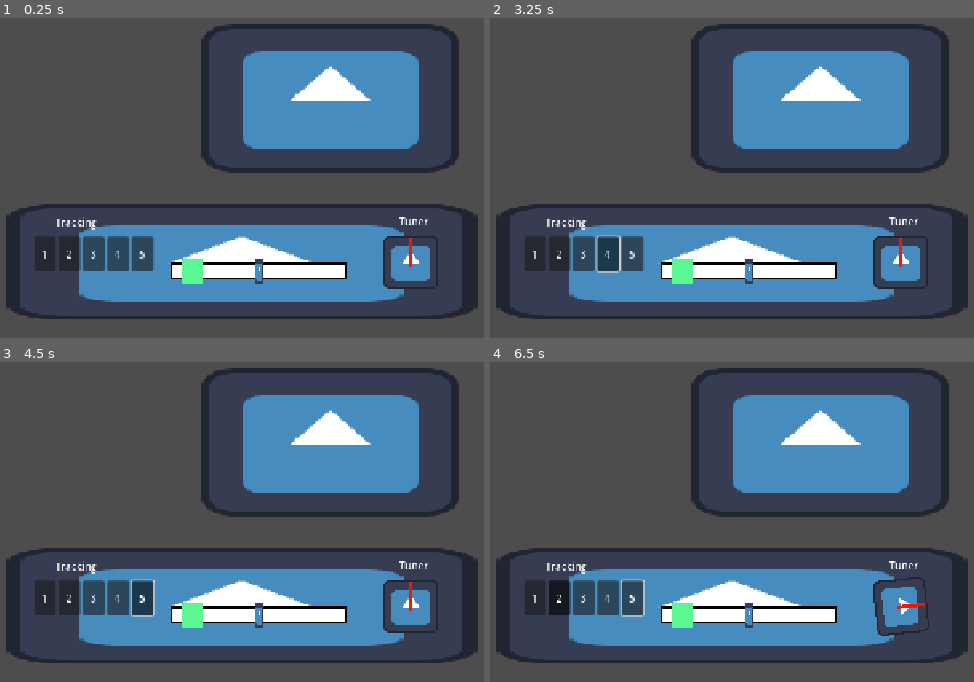
Above: before the commit, frames 1-4 (two rows, left to right).
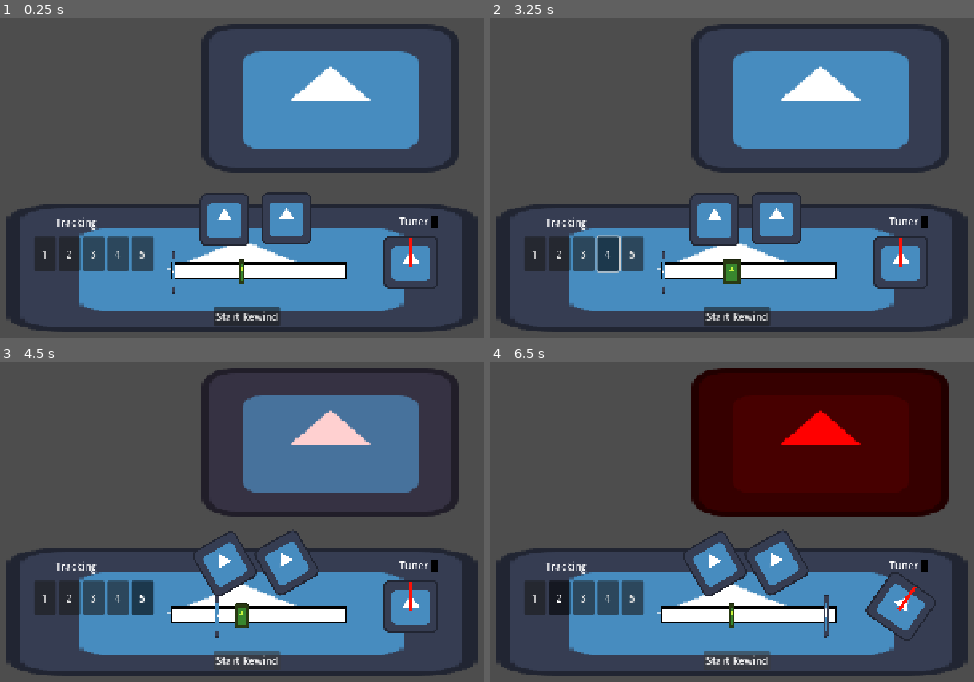
Above: after the commit, the same moments.

Repository: Sleeping-Robot-Games/video-planet
Game: Godot game, scene res://backroom/backroom.tscn
Same seed, same stepped clock (60 frames per second), same inputs: the game is played once before the commit and once after it. This scene is started directly instead of the project's main scene. The engine's default icon, where the game draws it, is replaced by a stand-in: a white triangle on a blue panel in a dark square.
Inputs (mouse positions are in pixels of both pictures, inside the frame that each line leads up to):
- Up to frame 1 (0.25 s): no input
- Up to frame 2 (3.25 s): click "1" at 0.5 s; click "2" at 1.25 s; click "3" at 2 s; click "4" at 2.75 s
- Up to frame 3 (4.5 s): click "5" at 3.5 s; click (246, 659) at 4.25 s, where only the run after the commit has a clickable "Start Rewind"
- Up to frame 4 (6.5 s): click (736, 659) at 5 s, where only the run after the commit has a clickable "Start Rewind"; hold Right (right) from 5.78 s (still down); tap 1 (1) at 5.85 s; tap 2 (2) at 6.05 s

The runs differ from the first frame. In frame 1, 8.4% of the frame differs, in the area x 1-99%, y 54-99%; in frame 2, 8.6%; in frame 3, 19%; in frame 4, 34%, in the area x 1-99%, y 1-99%.

Commit message:
backroom prototype V1

Diff:
--- a/backroom/backroom.gd
+++ b/backroom/backroom.gd
@@ -1,11 +1,16 @@
 extends Node2D
 
 @onready var tracking = $VCR/Tracking
-@onready var hit_zone = $VCR/Ticker/HitZone
-@onready var tick = $VCR/Ticker/Tick
+@onready var tick_path_follow = $VCR/Ticker/Path2D/TickPathFollow2D
+@onready var hitzone_path_follow = $VCR/Ticker/Path2D/HitzonePathFollow2D
+@onready var hitzone = $VCR/Ticker/Path2D/HitzonePathFollow2D/HitZone
 @onready var dial = $VCR/Dial
-
-const DIAL_ROTATE_SPEED = 120.0
+@onready var dial_light = $VCR/DialLight
+@onready var rewind_button = $VCR/RewindButton
+@onready var tv = $TV/Sprite2D
+
+
+const DIAL_ROTATE_SPEED = 50.0
 const DIAL_ROTATE_MIN = -100.0
 const DIAL_ROTATE_MAX = 100.0
 
@@ -19,28 +24,273 @@
 	"5": null,
 }
 
+var tick_speed = 0
+var tick_direction := 1.0 # 1 = forward, -1 = backward
+
+var tick_in_hitzone = false
+# how wide the hitzone is based on the track setting weight
+var hitzone_scale_lookup = {
+	0: .05,
+	1: .1,
+	2: .15,
+	3: .2,
+	4: .25
+}
+
+var track_setting_tv_lookup = {
+	'1': Color.BLUE,
+	'2': Color.RED,
+	'3': Color.GREEN,
+	'4': Color.YELLOW,
+	'5': Color.WHITE
+}
+var current_ideal_track_setting
+
+
+var rewinding = false
+var vhs_phase = 1
+var successful_hits = 0
+
+var VHS_DATA = {
+	# The number of miss tick failures before the VHS breaks
+	'number_of_failures_before_break': 5,
+	1: {
+		# the track weight setting of 0 is best and 4 is worst
+		'track_setting_weights': {
+			"1": 2,
+			"2": 0,
+			"3": 1,
+			"4": 4,
+			"5": 3
+		},
+		# the dial zone is the area between 2 rotation degrees between -100 and 100
+		'dial_zone': {
+			'rough_zone': [40, 80],  # yellow light
+			'tight_zone': [50, 60]   # green light
+		},
+		# how fast the tick goes across the track based on dial_zone
+		'tick_speeds': {
+			'no_zone': 1.4,
+			'rough_zone': 1.2,
+			'tight_zone': 1
+		},
+		# position of hitzone on the path between 0 and 1
+		'hitzone_position': .4,
+		# number of times the player needs to hit with the tick in the hitzone to move to the next phase
+		'success_count_to_continue': 3,
+	},
+	2: {
+		'track_setting_weights': {
+			"1": 1,
+			"2": 3,
+			"3": 0,
+			"4": 2,
+			"5": 4
+		},
+		'dial_zone': {
+			'rough_zone': [20, 60],
+			'tight_zone': [35, 45]
+		},
+		'tick_speeds': {
+			'no_zone': 1.8,
+			'rough_zone': 1.4,
+			'tight_zone': 1
+		},
+		'hitzone_position': .6,
+		'success_count_to_continue': 4,
+	},
+	3: {
+		'track_setting_weights': {
+			"1": 4,
+			"2": 2,
+			"3": 3,
+			"4": 0,
+			"5": 1
+		},
+		'dial_zone': {
+			'rough_zone': [-70, -40],
+			'tight_zone': [-55, -50]
+		},
+		'tick_speeds': {
+			'no_zone': 1.9,
+			'rough_zone': 1.5,
+			'tight_zone': 1
+		},
+		'hitzone_position': .2,
+		'success_count_to_continue': 5,
+	}
+}
+
 
 func _ready():
 	for tracking_button in tracking.get_children():
 		tracking_button.pressed.connect(_on_tracking_button_pressed.bind(tracking_button.name))
 		tracking_input_map[tracking_button.name] = tracking_button
 
-
-func _on_tracking_button_pressed(number: String):
-	print(number)
-
 func _unhandled_input(event: InputEvent):
+	if not rewinding:
+		return
+
 	for key in tracking_input_map.keys():
 		if event.is_action_pressed(key):
 			tracking_input_map[key].button_pressed = true
-
+			tracking_input_map[key].pressed.emit()
+
+	if event.is_action_pressed('hit'):
+		if tick_in_hitzone:
+			successful_hits += 1
+			if successful_hits >= VHS_DATA[vhs_phase].success_count_to_continue:
+				next_vhs_phase()
+			on_success()
+		else:
+			on_miss()
 
 func _process(delta):
+	if not rewinding:
+		return
+
 	if Input.is_action_pressed('right'):
 		dial_angle += DIAL_ROTATE_SPEED * delta
 	elif Input.is_action_pressed('left'):
 		dial_angle -= DIAL_ROTATE_SPEED * delta
 
-
 	dial_angle = clamp(dial_angle, DIAL_ROTATE_MIN, DIAL_ROTATE_MAX)
 	dial.rotation_degrees = dial_angle
+
+	var dial_zone = VHS_DATA[vhs_phase].dial_zone
+
+	if dial.rotation_degrees >= dial_zone.tight_zone[0] and dial.rotation_degrees <= dial_zone.tight_zone[1]:
+		dial_light.color = Color.GREEN
+		tick_speed = VHS_DATA[vhs_phase].tick_speeds['tight_zone']
+	elif dial.rotation_degrees >= dial_zone.rough_zone[0] and dial.rotation_degrees <= dial_zone.rough_zone[1]:
+		dial_light.color = Color.YELLOW
+		tick_speed = VHS_DATA[vhs_phase].tick_speeds['rough_zone']
+	else:
+		dial_light.color = Color.BLACK
+		tick_speed = VHS_DATA[vhs_phase].tick_speeds['no_zone']
+
+	tick_path_follow.progress_ratio += tick_speed * delta * tick_direction
+
+	if tick_path_follow.progress_ratio >= 1.0:
+		tick_path_follow.progress_ratio = 1.0
+		tick_direction = -1.0
+	elif tick_path_follow.progress_ratio <= 0.0:
+		tick_path_follow.progress_ratio = 0.0
+		tick_direction = 1.0
+
+func on_success():
+	var anim_player := $VCR/AnimationPlayer
+	var spool_1 := $VCR/SpoolIndicator
+	var spool_2 := $VCR/SpoolIndicator2
+
+	anim_player.pause()
+
+	var spool_1_rot = spool_1.rotation
+	var spool_2_rot = spool_2.rotation
+
+	var tween := create_tween()
+
+	# Step 1: both spools spin fast, full rotation in opposite directions
+	var full_rot := deg_to_rad(360)
+	tween.tween_property(spool_1, "rotation", spool_1_rot - full_rot, 0.35)
+	tween.parallel().tween_property(spool_2, "rotation", spool_2_rot - full_rot, 0.35)
+
+	if rewinding:
+		# Step 2: resume main spin animation
+		tween.tween_callback(Callable(anim_player, "play").bind("spin"))
+
+
+func on_miss():
+	var anim_player := $VCR/AnimationPlayer
+	var spool_1 := $VCR/SpoolIndicator
+	var spool_2 := $VCR/SpoolIndicator2
+
+	anim_player.pause()
+
+	var spool_1_rot = spool_1.rotation
+	var spool_2_rot = spool_2.rotation
+
+	# Calculate reel-back offset (both rotate opposite directions)
+	var offset := deg_to_rad(60)
+
+	var tween := create_tween()
+
+	# Step 1: Reel back (simulate tape tension shift)
+	tween.tween_property(spool_1, "rotation", spool_1_rot + offset, 0.15)
+	tween.parallel().tween_property(spool_2, "rotation", spool_2_rot + offset, 0.15)
+
+	# Step 2: Return to original rotation
+	tween.tween_property(spool_1, "rotation", spool_1_rot, 0.2)
+	tween.parallel().tween_property(spool_2, "rotation", spool_2_rot, 0.2)
+
+	# TODO: small TV flicker feedback
+
+	# Step 3: Resume the spin loop
+	tween.tween_callback(Callable(anim_player, "play").bind("spin"))
+
+
+func _on_tracking_button_pressed(number: String):
+	var new_scale = Vector2(hitzone_scale_lookup[VHS_DATA[vhs_phase].track_setting_weights[number]], .328)
+	var hitzone_tween = create_tween()
+	hitzone_tween.tween_property(hitzone, 'scale', new_scale, .5)
+
+
+func _on_hitzone_area_2d_area_entered(area: Area2D) -> void:
+	if area.get_parent().name == 'Tick':
+		tick_in_hitzone = true
+
+
+func _on_hitzone_area_2d_area_exited(area: Area2D) -> void:
+	if area.get_parent().name == 'Tick':
+		tick_in_hitzone = false
+
+func init_vhs():
+	vhs_phase = 1
+	hitzone_path_follow.progress_ratio = VHS_DATA[vhs_phase].hitzone_position
+	current_ideal_track_setting = get_best_track_setting_for_phase(vhs_phase)
+	rewinding = true
+	$VCR/AnimationPlayer.play('spin')
+
+	var hitzone_scale_tween = create_tween()
+	hitzone_scale_tween.tween_property(hitzone, 'scale', Vector2(hitzone_scale_lookup[0], .328), 1)
+
+	var tick_speed_tween = create_tween()
+	tick_speed_tween.tween_property(self, 'tick_speed', VHS_DATA[vhs_phase].tick_speeds['no_zone'], 1)
+
+	var tv_state_tween = create_tween()
+	tv_state_tween.tween_property(tv, 'modulate', track_setting_tv_lookup[current_ideal_track_setting], 1)
+
+func next_vhs_phase():
+	successful_hits = 0
+	vhs_phase += 1
+	if not VHS_DATA.has(vhs_phase):
+		rewinding = false
+		$VCR/AnimationPlayer.pause()
+		## TODO: Success animation, enable stop button?
+	else:
+		hitzone_path_follow.progress_ratio = VHS_DATA[vhs_phase].hitzone_position
+		current_ideal_track_setting = get_best_track_setting_for_phase(vhs_phase)
+
+		var hitzone_scale_tween = create_tween()
+		hitzone_scale_tween.tween_property(hitzone, 'scale', Vector2(hitzone_scale_lookup[0], .328), 1)
+
+		var tick_speed_tween = create_tween()
+		tick_speed_tween.tween_property(self, 'tick_speed', VHS_DATA[vhs_phase].tick_speeds['no_zone'], 1)
+
+		var tv_state_tween = create_tween()
+		tv_state_tween.tween_property(tv, 'modulate', track_setting_tv_lookup[current_ideal_track_setting], 1)
+
+func _on_rewind_button_pressed() -> void:
+	init_vhs()
+	rewind_button.release_focus()
+
+func get_best_track_setting_for_phase(phase: int) -> String:
+	var track_weights = VHS_DATA[phase].track_setting_weights
+
+	for track_number in track_weights.keys():
+		if track_weights[track_number] == 0:
+			return track_number
+
+	# fallback if no weight 0 found
+	push_error("No weight 0 found for phase %s" % str(phase))
+	return ""
--- a/backroom/backroom.tscn
+++ b/backroom/backroom.tscn
@@ -8,11 +8,167 @@
 
 [sub_resource type="Theme" id="Theme_grv5e"]
 
+[sub_resource type="Curve2D" id="Curve2D_grv5e"]
+_data = {
+"points": PackedVector2Array(0, 0, 0, 0, 724, 427, 0, 0, 0, 0, 997, 427)
+}
+point_count = 2
+
 [sub_resource type="RectangleShape2D" id="RectangleShape2D_grv5e"]
-size = Vector2(34, 40)
+size = Vector2(126.586426, 126.666626)
 
 [sub_resource type="RectangleShape2D" id="RectangleShape2D_irnpm"]
-size = Vector2(128.00012, 128)
+size = Vector2(129.88434, 128)
+
+[sub_resource type="Animation" id="Animation_grv5e"]
+resource_name = "spin"
+length = 2.0
+loop_mode = 1
+tracks/0/type = "value"
+tracks/0/imported = false
+tracks/0/enabled = true
+tracks/0/path = NodePath("SpoolIndicator:rotation")
+tracks/0/interp = 1
+tracks/0/loop_wrap = true
+tracks/0/keys = {
+"times": PackedFloat32Array(0, 2),
+"transitions": PackedFloat32Array(1, 1),
+"update": 0,
+"values": [0.0, -6.283185307179586]
+}
+tracks/1/type = "value"
+tracks/1/imported = false
+tracks/1/enabled = true
+tracks/1/path = NodePath("SpoolIndicator2:rotation")
+tracks/1/interp = 1
+tracks/1/loop_wrap = true
+tracks/1/keys = {
+"times": PackedFloat32Array(0, 2),
+"transitions": PackedFloat32Array(1, 1),
+"update": 0,
+"values": [0.0, -6.283185307179586]
+}
+
+[sub_resource type="Animation" id="Animation_irnpm"]
+length = 0.001
+tracks/0/type = "value"
+tracks/0/imported = false
+tracks/0/enabled = true
+tracks/0/path = NodePath("SpoolIndicator:rotation")
+tracks/0/interp = 1
+tracks/0/loop_wrap = true
+tracks/0/keys = {
+"times": PackedFloat32Array(0),
+"transitions": PackedFloat32Array(1),
+"update": 0,
+"values": [0.0]
+}
+tracks/1/type = "value"
+tracks/1/imported = false
+tracks/1/enabled = true
+tracks/1/path = NodePath("SpoolIndicator2:rotation")
+tracks/1/interp = 1
+tracks/1/loop_wrap = true
+tracks/1/keys = {
+"times": PackedFloat32Array(0),
+"transitions": PackedFloat32Array(1),
+"update": 0,
+"values": [0.0]
+}
+
+[sub_resource type="Animation" id="Animation_4h6lf"]
+resource_name = "fast_spin"
+length = 0.5
+tracks/0/type = "value"
+tracks/0/imported = false
+tracks/0/enabled = true
+tracks/0/path = NodePath("SpoolIndicator:rotation")
+tracks/0/interp = 1
+tracks/0/loop_wrap = true
+tracks/0/keys = {
+"times": PackedFloat32Array(0, 0.5),
+"transitions": PackedFloat32Array(1, 1),
+"update": 0,
+"values": [0.0, -6.283185307179586]
+}
+tracks/1/type = "value"
+tracks/1/imported = false
+tracks/1/enabled = true
+tracks/1/path = NodePath("SpoolIndicator2:rotation")
+tracks/1/interp = 1
+tracks/1/loop_wrap = true
+tracks/1/keys = {
+"times": PackedFloat32Array(0, 0.5),
+"transitions": PackedFloat32Array(1, 1),
+"update": 0,
+"values": [0.0, -6.283185307179586]
+}
+
+[sub_resource type="Animation" id="Animation_kqmtr"]
+resource_name = "miss_spin"
+length = 0.5
+tracks/0/type = "value"
+tracks/0/imported = false
+tracks/0/enabled = true
+tracks/0/path = NodePath("SpoolIndicator:rotation")
+tracks/0/interp = 1
+tracks/0/loop_wrap = true
+tracks/0/keys = {
+"times": PackedFloat32Array(0, 0.5),
+"transitions": PackedFloat32Array(1, 1),
+"update": 0,
+"values": [0.0, 1.1344640137963142]
+}
+tracks/1/type = "value"
+tracks/1/imported = false
+tracks/1/enabled = true
+tracks/1/path = NodePath("SpoolIndicator2:rotation")
+tracks/1/interp = 1
+tracks/1/loop_wrap = true
+tracks/1/keys = {
+"times": PackedFloat32Array(0, 0.5),
+"transitions": PackedFloat32Array(1, 1),
+"update": 0,
+"values": [0.0, 1.1344640137963142]
+}
+
+[sub_resource type="Animation" id="Animation_2d3aw"]
+resource_name = "spin_recover"
+length = 2.0
+loop_mode = 1
+tracks/0/type = "value"
+tracks/0/imported = false
+tracks/0/enabled = true
+tracks/0/path = NodePath("SpoolIndicator:rotation")
+tracks/0/interp = 1
+tracks/0/loop_wrap = true
+tracks/0/keys = {
+"times": PackedFloat32Array(0, 2),
+"transitions": PackedFloat32Array(1, 1),
+"update": 0,
+"values": [1.1344640137963142, -6.283185307179586]
+}
+tracks/1/type = "value"
+tracks/1/imported = false
+tracks/1/enabled = true
+tracks/1/path = NodePath("SpoolIndicator2:rotation")
+tracks/1/interp = 1
+tracks/1/loop_wrap = true
+tracks/1/keys = {
+"times": PackedFloat32Array(0, 2),
+"transitions": PackedFloat32Array(1, 1),
+"update": 0,
+"values": [1.1344640137963142, -6.283185307179586]
+}
+
+[sub_resource type="AnimationLibrary" id="AnimationLibrary_4h6lf"]
+_data = {
+&"RESET": SubResource("Animation_irnpm"),
+&"fast_spin": SubResource("Animation_4h6lf"),
+&"miss_spin": SubResource("Animation_kqmtr"),
+&"spin": SubResource("Animation_grv5e"),
+&"spin_recover": SubResource("Animation_2d3aw")
+}
 
 [node name="Backroom" type="Node2D"]
 script = ExtResource("1_grv5e")
@@ -26,9 +182,19 @@
 
 [node name="VCR" type="Node2D" parent="."]
 
-[node name="Sprite2D2" type="Sprite2D" parent="VCR"]
-position = Vector2(832.99994, 410.99997)
-scale = Vector2(5.886719, 1.4492185)
+[node name="Sprite2D" type="Sprite2D" parent="VCR"]
+position = Vector2(832.99994, 420.625)
+scale = Vector2(5.886719, 1.5996095)
+texture = ExtResource("1_g6svw")
+
+[node name="SpoolIndicator" type="Sprite2D" parent="VCR"]
+position = Vector2(806.00006, 344)
+scale = Vector2(0.6171875, 0.65625)
+texture = ExtResource("1_g6svw")
+
+[node name="SpoolIndicator2" type="Sprite2D" parent="VCR"]
+position = Vector2(905, 342)
+scale = Vector2(0.6171875, 0.65625)
 texture = ExtResource("1_g6svw")
 
 [node name="TrackLabel" type="Label" parent="VCR"]
@@ -45,6 +211,13 @@
 offset_bottom = 358.0
 text = "Tuner"
 
+[node name="RewindButton" type="Button" parent="VCR"]
+offset_left = 788.0
+offset_top = 483.0
+offset_right = 895.0
+offset_bottom = 514.0
+text = "Start Rewind"
+
 [node name="Tracking" type="HBoxContainer" parent="VCR"]
 offset_left = 501.0
 offset_top = 371.0
@@ -87,6 +260,13 @@
 toggle_mode = true
 button_group = SubResource("ButtonGroup_grv5e")
 text = "5"
+
+[node name="DialLight" type="ColorRect" parent="VCR"]
+offset_left = 1136.0
+offset_top = 338.0
+offset_right = 1146.0
+offset_bottom = 358.0
+color = Color(0, 0, 0, 1)
 
 [node name="Dial" type="Node2D" parent="VCR"]
 position = Vector2(1104, 412)
@@ -119,27 +299,45 @@
 offset_bottom = 436.0
 theme = SubResource("Theme_grv5e")
 
-[node name="HitZone" type="ColorRect" parent="VCR/Ticker"]
-offset_left = 737.0
-offset_top = 406.0
-offset_right = 771.0
-offset_bottom = 446.0
-color = Color(0.35767606, 0.96751696, 0.57527703, 1)
-
-[node name="Area2D" type="Area2D" parent="VCR/Ticker/HitZone"]
-
-[node name="CollisionShape2D" type="CollisionShape2D" parent="VCR/Ticker/HitZone/Area2D"]
-position = Vector2(17, 20)
+[node name="Path2D" type="Path2D" parent="VCR/Ticker"]
+curve = SubResource("Curve2D_grv5e")
+
+[node name="HitzonePathFollow2D" type="PathFollow2D" parent="VCR/Ticker/Path2D"]
+position = Vector2(833.19836, 427)
+progress = 109.200005
+
+[node name="HitZone" type="Sprite2D" parent="VCR/Ticker/Path2D/HitzonePathFollow2D"]
+modulate = Color(0.78419125, 0.9587417, 0.23863629, 1)
+scale = Vector2(0.05, 0.328)
+texture = ExtResource("1_g6svw")
+
+[node name="Area2D" type="Area2D" parent="VCR/Ticker/Path2D/HitzonePathFollow2D/HitZone"]
+
+[node name="CollisionShape2D" type="CollisionShape2D" parent="VCR/Ticker/Path2D/HitzonePathFollow2D/HitZone/Area2D"]
+position = Vector2(0.33764648, 0.666626)
+scale = Vector2(1, 0.99999994)
 shape = SubResource("RectangleShape2D_grv5e")
 
-[node name="Tick" type="Sprite2D" parent="VCR/Ticker"]
-position = Vector2(861.00006, 426)
-scale = Vector2(0.10937506, 0.328125)
-texture = ExtResource("1_g6svw")
-
-[node name="Area2D" type="Area2D" parent="VCR/Ticker/Tick"]
-
-[node name="CollisionShape2D" type="CollisionShape2D" parent="VCR/Ticker/Tick/Area2D"]
-position = Vector2(-0.00048828125, 0)
+[node name="TickPathFollow2D" type="PathFollow2D" parent="VCR/Ticker/Path2D"]
+position = Vector2(724, 427)
+loop = false
+
+[node name="Tick" type="Sprite2D" parent="VCR/Ticker/Path2D/TickPathFollow2D"]
+scale = Vector2(0.05, 0.5390939)
+texture = ExtResource("1_g6svw")
+
+[node name="Area2D" type="Area2D" parent="VCR/Ticker/Path2D/TickPathFollow2D/Tick"]
+
+[node name="CollisionShape2D" type="CollisionShape2D" parent="VCR/Ticker/Path2D/TickPathFollow2D/Tick/Area2D"]
+position = Vector2(-0.9423828, 0)
 scale = Vector2(1.0000004, 1)
 shape = SubResource("RectangleShape2D_irnpm")
+
+[node name="AnimationPlayer" type="AnimationPlayer" parent="VCR"]
+libraries = {
+&"": SubResource("AnimationLibrary_4h6lf")
+}
+
+[connection signal="pressed" from="VCR/RewindButton" to="." method="_on_rewind_button_pressed"]
+[connection signal="area_entered" from="VCR/Ticker/Path2D/HitzonePathFollow2D/HitZone/Area2D" to="." method="_on_hitzone_area_2d_area_entered"]
+[connection signal="area_exited" from="VCR/Ticker/Path2D/HitzonePathFollow2D/HitZone/Area2D" to="." method="_on_hitzone_area_2d_area_exited"]
Not shown: 1 places in backroom/backroom.tscn that only renumber resources
